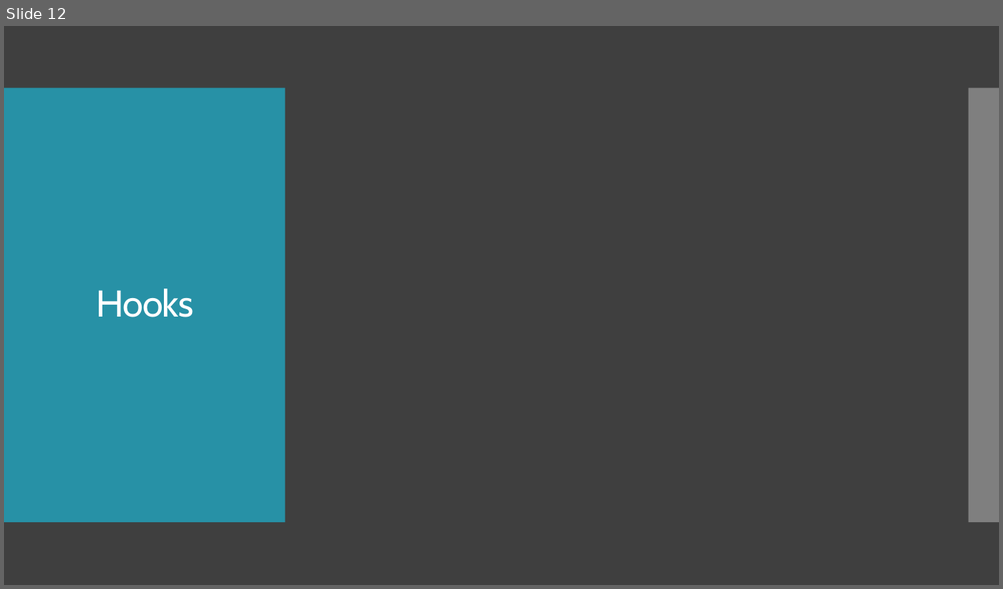
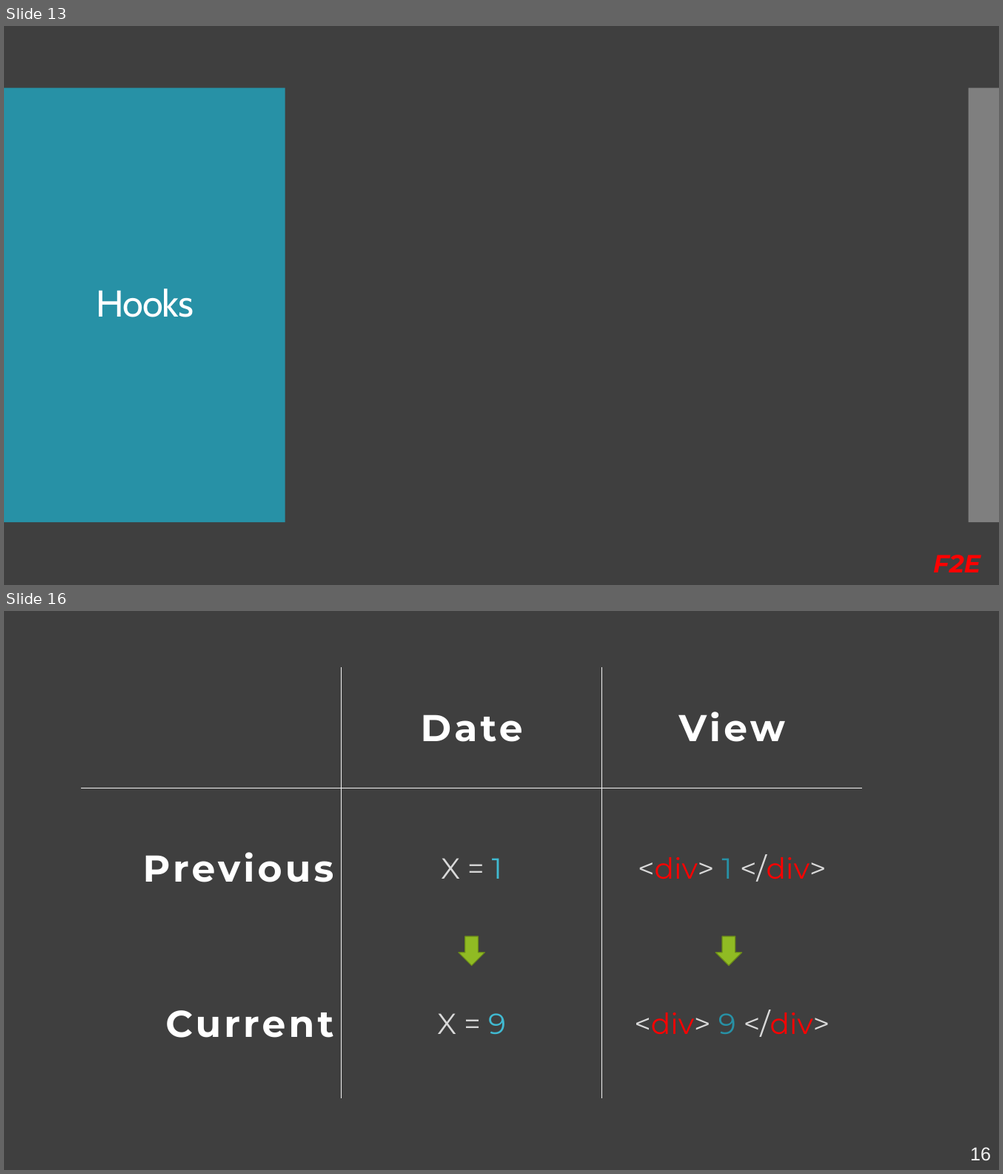
Before and after one commit to Kader-coder/React-Hooks, a slide deck: PPT/React Hooks &.pptx. Shown one above the other, each under a label of ours: slide 12 before the commit, slides 13 and 16 after it; the slides between them are not shown. The pictures are 1003x589 and 1003x1174 pixels, drawn with LibreOffice and Linux fonts; fonts in the diff are those of the drawing. Boxes give left, top, right and bottom in pixels: in the first picture for what was removed or moved away, otherwise in the second. Text is boxed around its words. In the diff, an @@ line names an element or a change of style, - is before the commit and + after.

```diff
--- a/PPT/React Hooks &.pptx
+++ b/PPT/React Hooks &.pptx
@@ slide 16 added at [4,611,999,1170], background #3F3F3F @@
@@ table added at [81,668,862,1099], 3 rows, 3 columns @@
+ | Date | View
+Previous | X = 1 | <div> 1 </div>
+Current | X = 9 | <div> 9 </div>
@@ down arrow added at [458,937,484,965], fill #90BB23, outline #6B8A1A 0.85 pt @@
@@ down arrow added at [716,937,742,965], fill #90BB23, outline #6B8A1A 0.85 pt @@
@@ page number added at [970,1147,990,1161], 18 pt, text #F2F2F2 @@
+16
@@ what was slide 12 is now slide 13 @@
@@ slide 13 changed as well @@
@@ text added at [933,555,980,573], 24 pt, text #FF0000, bold, italic @@
+F2E
```
Also in this commit, not shown: 13 other slides changed, 8 other slides added, 4 slides removed, 3 other files.
